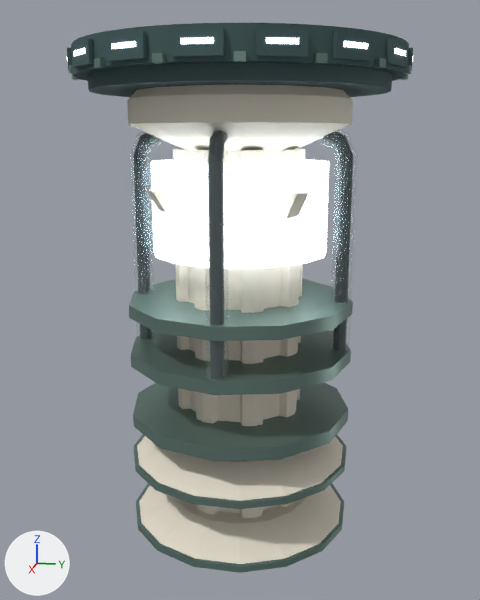
The glTF model assets/kit/Platform_Pillar_lab.glb, before and after one commit.
Camera for both pictures: a 50 mm camera at (25.4, 5.1, -3.1) aimed at (0.0, 0.0, -9.4). Arrows for +X, +Y and +Z are at lower left; the lights stay in place. The first picture is the older version. Vertices at exactly the same position are counted once.

The scene before the commit, as lines of its bpy script (objects in view):
```python
me_platform_pillar = bpy.data.meshes.new('Platform_Pillar')
me_platform_pillar.from_pydata(...)  # 3026 vertices, 5336 faces; spans x -6.2..6.2, y -6.2..6.2, z -18.6..0.1
# faces by material slot: [342, 1904, 1446, 320, 252, 288, 368, 416]
me_platform_pillar.materials.append(mat_os_plate)  # pale yellow #eae2d1
me_platform_pillar.materials.append(mat_os_dark)  # dark cyan #3d5758
me_platform_pillar.materials.append(mat_os_steel)  # greyish green #718a83
me_platform_pillar.materials.append(mat_os_light)  # white #d4dde5, glowing white #edf6ff
me_platform_pillar.materials.append(mat_os_recess)  # dark cyan #3d5758
me_platform_pillar.materials.append(mat_os_glass)  # light grey #aecac7
me_platform_pillar.materials.append(mat_os_ooze_neutral)  # dark grey #35383c
me_platform_pillar.materials.append(mat_os_shell)  # pale yellow #eae2d1
ob_platform_pillar = bpy.data.objects.new('Platform_Pillar', me_platform_pillar)
ob_platform_pillar.location = (0.0, 0.0, 0.0)
```
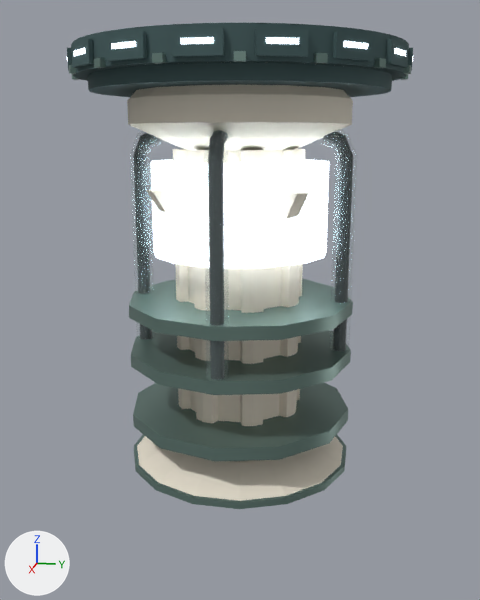
Location of each change, [x1, y1, x2, y2] in pixels of the pictures (480 x 600 px; the box of a moved part takes in the faces that stretch with it):
'Platform_Pillar', reshaped (12% shorter)
    before: [67, 23, 413, 573]
    after: [67, 23, 413, 509]
part 1 of me_platform_pillar, deleted
    before: [139, 485, 341, 564]
part 2 of me_platform_pillar, deleted
    before: [136, 483, 344, 573]
part 3 of me_platform_pillar, moved or reshaped
    before: [173, 149, 305, 518]
    after: [173, 149, 305, 426]

Diff of the bpy script that builds the scene:
```diff
--- a/assets/kit/Platform_Pillar_lab.glb.py
+++ b/assets/kit/Platform_Pillar_lab.glb.py
@@ me_platform_pillar @@
 # used by ob_platform_pillar; location = (0.0, 0.0, 0.0)
-me_platform_pillar.from_pydata(...)  # 3026 vertices, 5336 faces; spans x -6.2..6.2, y -6.2..6.2, z -18.6..0.1
+me_platform_pillar.from_pydata(...)  # 2961 vertices, 5212 faces; spans x -6.2..6.2, y -6.2..6.2, z -16.0..0.1
+# me_platform_pillar part 1: the loose piece of 32 vertices spanning x -4.3..4.3, y -4.3..4.3, z -18.4..-17.6 is deleted
+# me_platform_pillar part 2: the loose piece of 32 vertices spanning x -4.4..4.4, y -4.4..4.4, z -18.6..-18.4 is deleted
+# me_platform_pillar part 3: 56 vertices moved from x -2.4..2.4, y -2.4..2.4, z -17.7..-17.6 to x -2.4..2.4, y -2.4..2.4, z -15.1
+# other edits to the shape of me_platform_pillar do not show in these pictures
 me_platform_pillar.materials.append(mat_os_plate)
```
